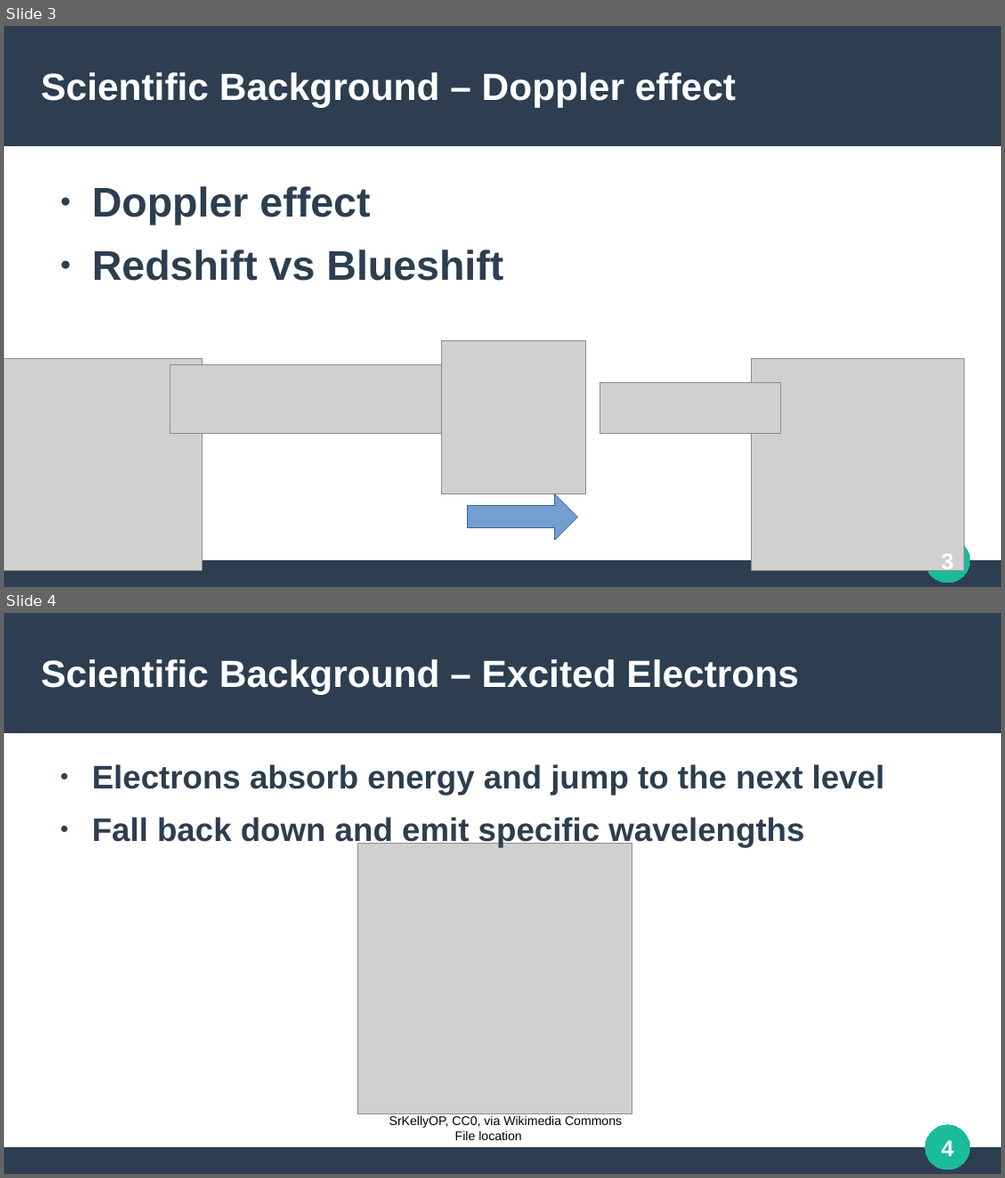
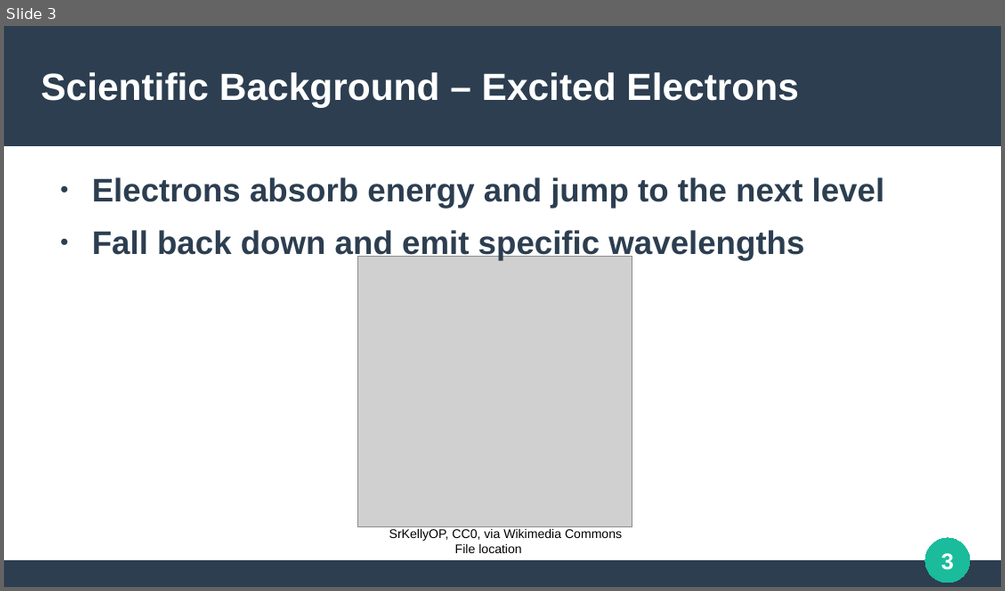
Before and after one commit to SmoolPerson/LRD-helium-analysis, a slide deck: media/presentation/Helium.odp. Shown one above the other, each under a label of ours: slides 3 and 4 before the commit, slide 3 after it. The pictures are 1005x1178 and 1005x591 pixels, drawn with LibreOffice and Linux fonts; fonts in the diff are those of the drawing; grey boxes stand for pictures. Boxes give left, top, right and bottom in pixels: in the first picture for what was removed or moved away, otherwise in the second. Text is boxed around its words. In the diff, an @@ line names an element or a change of style, - is before the commit and + after.

```diff
--- a/media/presentation/Helium.odp
+++ b/media/presentation/Helium.odp
@@ slide 3 removed at [4, 26, 1001, 587], background #FFFFFF; not listed: 3 template elements that a slide beside it also shows @@
@@ title removed at [40, 72, 736, 108] @@
-Scientific Background – Doppler effect
@@ text removed at [92, 186, 503, 281] @@
-● Doppler effect
-● Redshift vs Blueshift
@@ picture removed at [442, 341, 587, 493] @@
@@ picture removed at [4, 359, 202, 572] @@
@@ picture removed at [170, 365, 442, 433] @@
@@ picture removed at [752, 359, 964, 572] @@
@@ picture removed at [600, 382, 781, 433] @@
@@ right arrow removed at [467, 494, 577, 540] @@
@@ page number removed at [941, 554, 954, 573] @@
-3
@@ what was slide 4 is now slide 3 @@
@@ page number at [941, 553, 954, 570]: text changed @@
-4
+3
```
Also in this commit, not shown: 13 slides changed, 2 slides added, 3 other slides removed, 1 other file.
